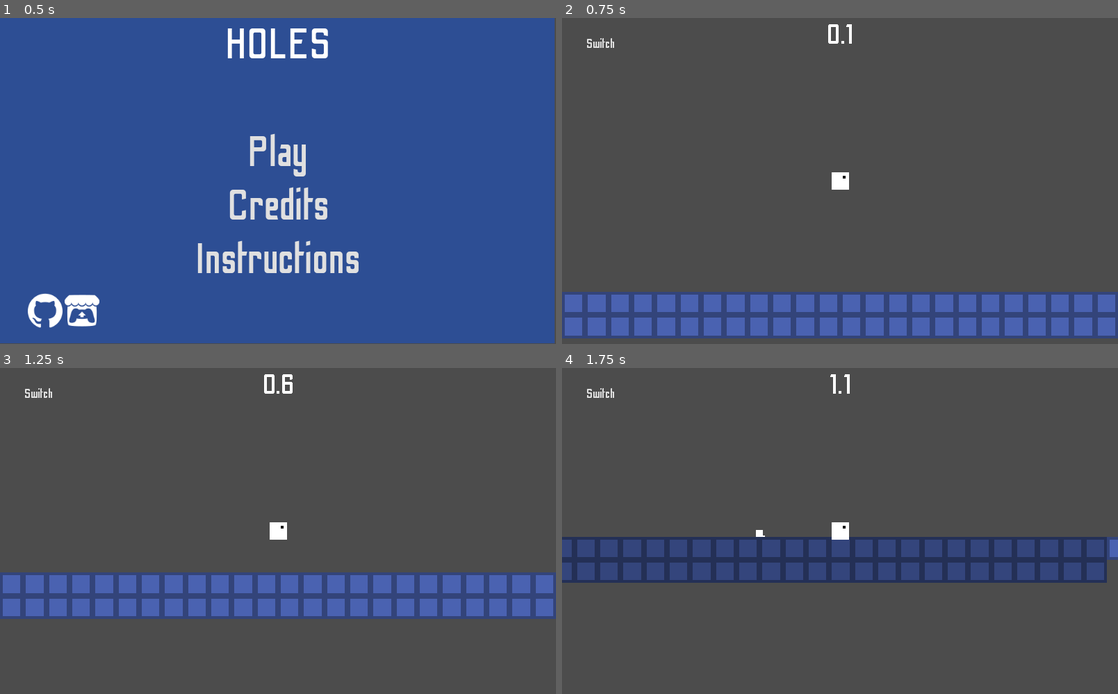
Above: before the commit, frames 1-4 (two rows, left to right).
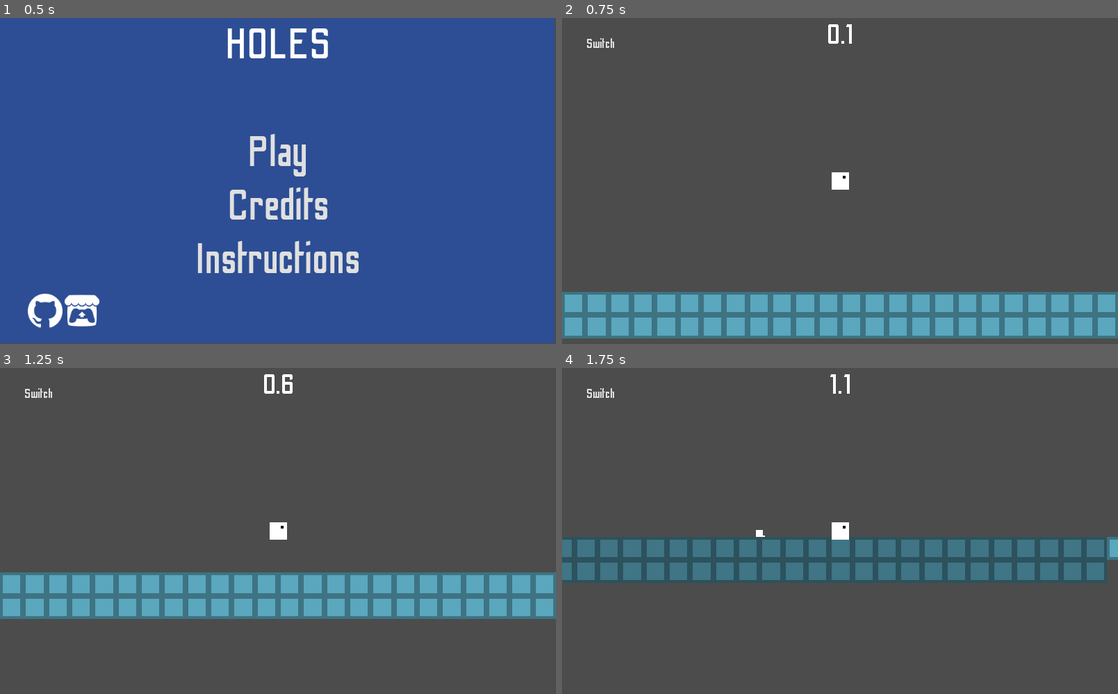
Above: after the commit, the same moments.

Repository: jonot-cyber/brackeys-game-jam-game-that-i-am-doing
Game: Godot game, scene res://Scenes/UI.tscn
Same seed, same stepped clock (60 frames per second), same inputs: the game is played once before the commit and once after it.
Inputs (mouse positions are in pixels of both pictures, inside the frame that each line leads up to):
- Up to frame 1 (0.5 s): no input
- Up to frame 2 (0.75 s): click "Play" at 0.5 s
- Up to frame 3 (1.25 s): no input
- Up to frame 4 (1.75 s): tap Enter at 1.25 s; move the mouse to (962, 514) at 1.27 s; click (962, 514) at 1.42 s; tap Space at 1.52 s

Frame 1 is identical in both runs. In frame 2, 14% of the frame differs, in the area x 0-100%, y 84-99%; in frame 3, 14%; in frame 4, 14%.

Commit message:
Reorganization

Diff:
--- a/Scenes/Credits.tscn
+++ b/Scenes/Credits.tscn
@@ -1,7 +1,7 @@
 [gd_scene load_steps=4 format=2]
 
 [ext_resource path="res://Assets/OdibeeSans-Regular.ttf" type="DynamicFontData" id=1]
-[ext_resource path="res://Scripts/Back.gd" type="Script" id=2]
+[ext_resource path="res://Scripts/UI/Back.gd" type="Script" id=2]
 
 [sub_resource type="DynamicFont" id=1]
 size = 70
--- a/Scenes/Instructions.tscn
+++ b/Scenes/Instructions.tscn
@@ -1,7 +1,8 @@
 [gd_scene load_steps=4 format=2]
 
 [ext_resource path="res://Assets/OdibeeSans-Regular.ttf" type="DynamicFontData" id=1]
-[ext_resource path="res://Scripts/Back.gd" type="Script" id=2]
+[ext_resource path="res://Scripts/UI/Back.gd" type="Script" id=2]
+
 
 [sub_resource type="DynamicFont" id=1]
 size = 70
--- a/Scenes/Objects/Player.tscn
+++ b/Scenes/Objects/Player.tscn
@@ -4,44 +4,44 @@
 [ext_resource path="res://Assets/Images/icon.png" type="Texture" id=2]
 [ext_resource path="res://Scenes/Objects/ScreenShake.tscn" type="PackedScene" id=3]
 [ext_resource path="res://Assets/OdibeeSans-Regular.ttf" type="DynamicFontData" id=5]
-[ext_resource path="res://Scripts/CheckpointText.gd" type="Script" id=6]
+[ext_resource path="res://Scripts/UI/CheckpointText.gd" type="Script" id=6]
 [ext_resource path="res://Assets/Music/Jump.wav" type="AudioStream" id=7]
 [ext_resource path="res://Assets/Music/Land.wav" type="AudioStream" id=8]
 [ext_resource path="res://Assets/Music/Explosion.wav" type="AudioStream" id=9]
 [ext_resource path="res://Assets/Music/Checkpoint.wav" type="AudioStream" id=10]
 [ext_resource path="res://Assets/Music/MusicA.ogg" type="AudioStream" id=11]
-[ext_resource path="res://Scripts/Time.gd" type="Script" id=12]
+[ext_resource path="res://Scripts/UI/Time.gd" type="Script" id=12]
 [ext_resource path="res://Assets/SwitchStyle.tres" type="StyleBox" id=13]
 
-[sub_resource type="CanvasItemMaterial" id=7]
+[sub_resource type="CanvasItemMaterial" id=1]
 light_mode = 1
 
-[sub_resource type="DynamicFont" id=4]
+[sub_resource type="DynamicFont" id=2]
 size = 200
 font_data = ExtResource( 5 )
 
-[sub_resource type="DynamicFont" id=5]
+[sub_resource type="DynamicFont" id=3]
 size = 150
 font_data = ExtResource( 5 )
 
-[sub_resource type="DynamicFont" id=6]
+[sub_resource type="DynamicFont" id=4]
 size = 70
 font_data = ExtResource( 5 )
 
-[sub_resource type="CanvasItemMaterial" id=8]
+[sub_resource type="CanvasItemMaterial" id=5]
 light_mode = 1
 
-[sub_resource type="RectangleShape2D" id=1]
+[sub_resource type="RectangleShape2D" id=6]
 extents = Vector2( 48, 48 )
 
-[sub_resource type="CanvasItemMaterial" id=2]
+[sub_resource type="CanvasItemMaterial" id=7]
 light_mode = 1
 particles_animation = true
 particles_anim_h_frames = 1
 particles_anim_v_frames = 1
 particles_anim_loop = false
 
-[sub_resource type="Gradient" id=3]
+[sub_resource type="Gradient" id=8]
 colors = PoolColorArray( 0.796875, 0.0996094, 0.0996094, 1, 0.902344, 0.577403, 0.0704956, 1 )
 
 [sub_resource type="CanvasItemMaterial" id=9]
@@ -188,7 +188,7 @@
 one_shot = true
 
 [node name="Background" type="CanvasModulate" parent="."]
-color = Color( 0.333333, 0.439216, 0.792157, 1 )
+color = Color( 0.403922, 0.74902, 0.85098, 1 )
 
 [node name="Tween" type="Tween" parent="Background"]
 [connection signal="timeout" from="Label/TextFade" to="Label" method="_on_TextFade_timeout"]
--- a/Scenes/UI.tscn
+++ b/Scenes/UI.tscn
@@ -1,12 +1,12 @@
 [gd_scene load_steps=11 format=2]
 
 [ext_resource path="res://Assets/OdibeeSans-Regular.ttf" type="DynamicFontData" id=1]
-[ext_resource path="res://Scripts/Button.gd" type="Script" id=2]
-[ext_resource path="res://Scripts/Record.gd" type="Script" id=3]
+[ext_resource path="res://Scripts/UI/Button.gd" type="Script" id=2]
+[ext_resource path="res://Scripts/UI/Record.gd" type="Script" id=3]
 [ext_resource path="res://Assets/Images/github.svg" type="Texture" id=4]
 [ext_resource path="res://Assets/Images/itch-dot-io.svg" type="Texture" id=5]
-[ext_resource path="res://Scripts/Github.gd" type="Script" id=6]
-[ext_resource path="res://Scripts/Itch.gd" type="Script" id=7]
+[ext_resource path="res://Scripts/UI/Github.gd" type="Script" id=6]
+[ext_resource path="res://Scripts/UI/Itch.gd" type="Script" id=7]
 
 [sub_resource type="DynamicFont" id=1]
 size = 80
Binary file removed: Assets/Images/Background.png
Not shown, removed: Assets/Images/Background.png.import
Not shown: 7 places in Scenes/Objects/Player.tscn that only renumber resources
Renamed: Scripts/Back.gd -> Scripts/UI/Back.gd
Renamed: Scripts/Button.gd -> Scripts/UI/Button.gd
Renamed: Scripts/CheckpointText.gd -> Scripts/UI/CheckpointText.gd
Renamed: Scripts/Github.gd -> Scripts/UI/Github.gd
Renamed: Scripts/Itch.gd -> Scripts/UI/Itch.gd
Renamed: Scripts/Record.gd -> Scripts/UI/Record.gd
Renamed: Scripts/Time.gd -> Scripts/UI/Time.gd
